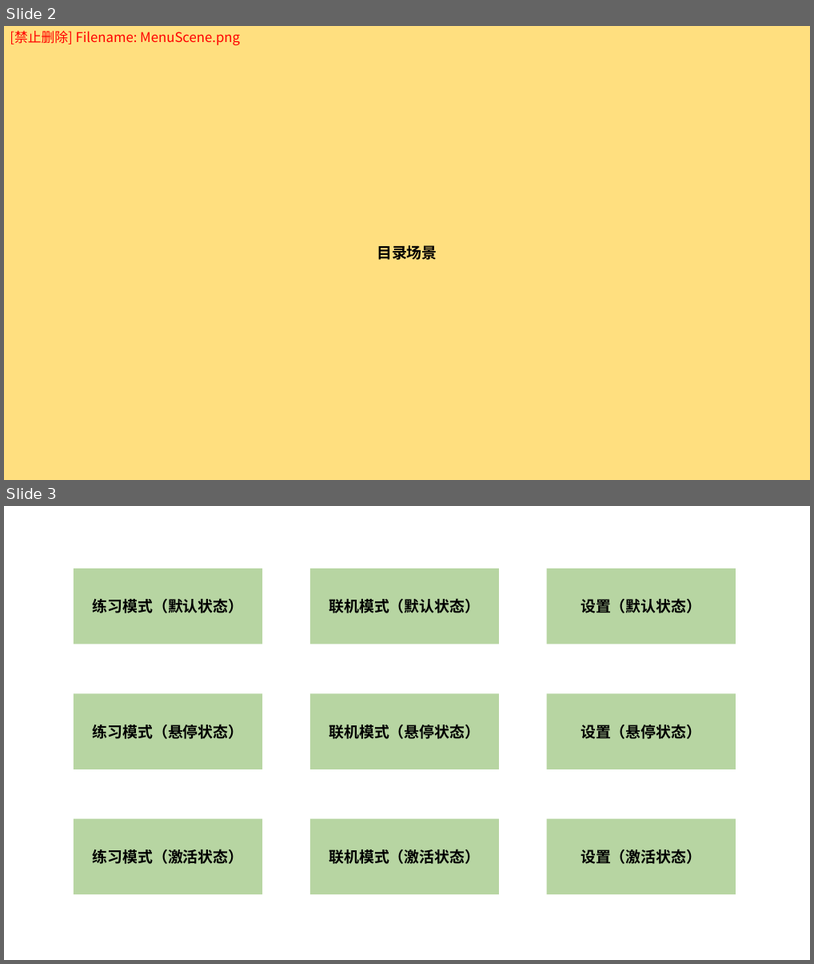
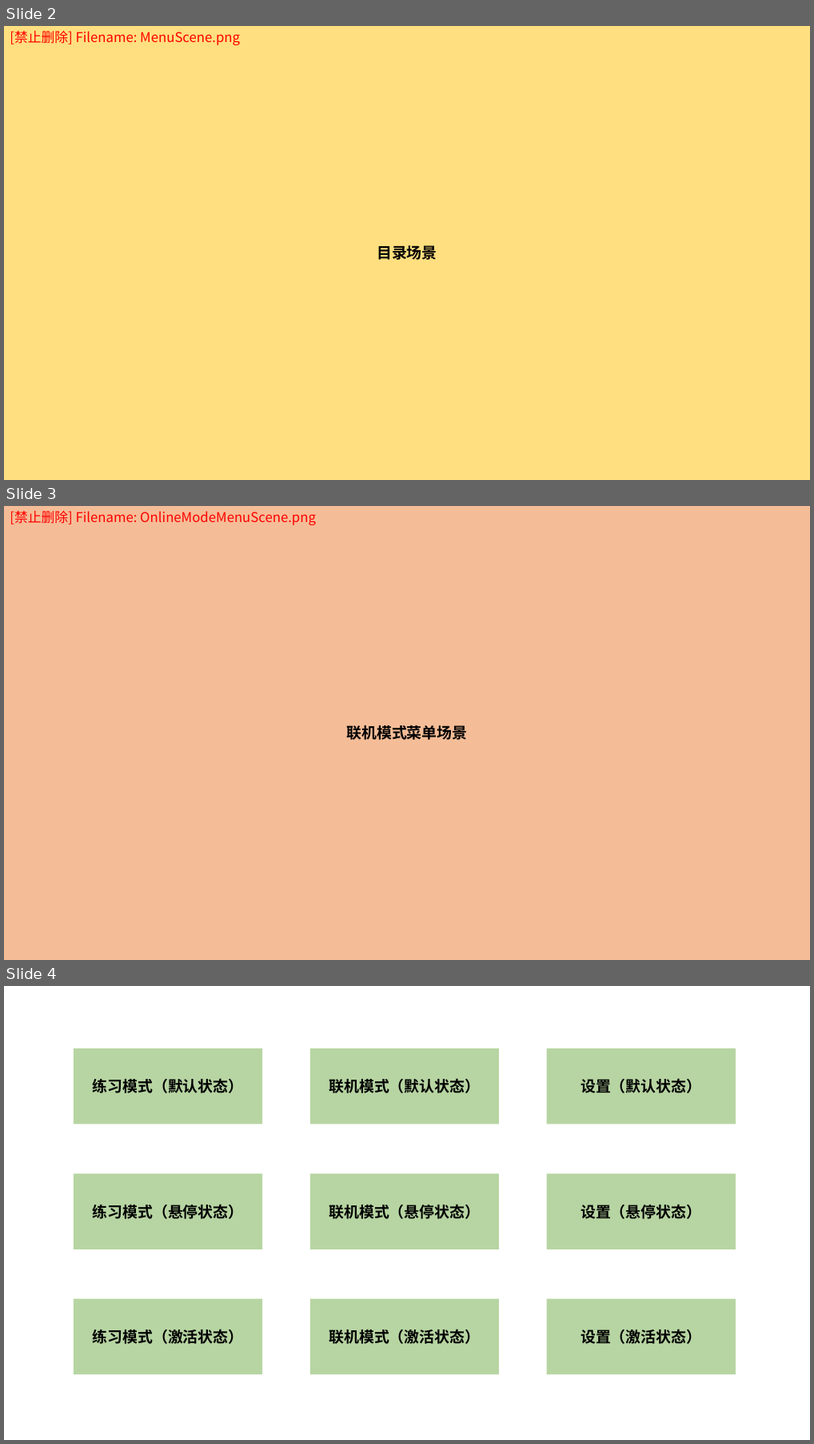
Before and after one commit to MinmusLin/Teamfight_Tactics, a slide deck: Resources/Canvas.pptx. Shown one above the other, each under a label of ours: slides 2 and 3 before the commit, slides 2, 3 and 4 after it. The pictures are 814x964 and 814x1444 pixels, drawn with LibreOffice and Linux fonts; fonts in the diff are those of the drawing. Boxes give left, top, right and bottom in pixels: in the first picture for what was removed or moved away, otherwise in the second. Text is boxed around its words. In the diff, an @@ line names an element or a change of style, - is before the commit and + after.

```diff
--- a/Resources/Canvas.pptx
+++ b/Resources/Canvas.pptx
@@ slide 3 added at (4,506,810,960), background #FFFFFF @@
@@ rectangle added at (4,506,810,960), fill #ED7D31 at 50% opacity @@
@@ text added at (10,511,316,525), 16 pt, text #FF0000 @@
+[禁止删除] Filename: OnlineModeMenuScene.png
@@ text added at (346,725,467,740), 18 pt, text #000000, bold @@
+联机模式菜单场景
@@ what was slide 3 is now slide 4 @@
```
Also in this commit, not shown: 1 other slide added, 18 other files.
